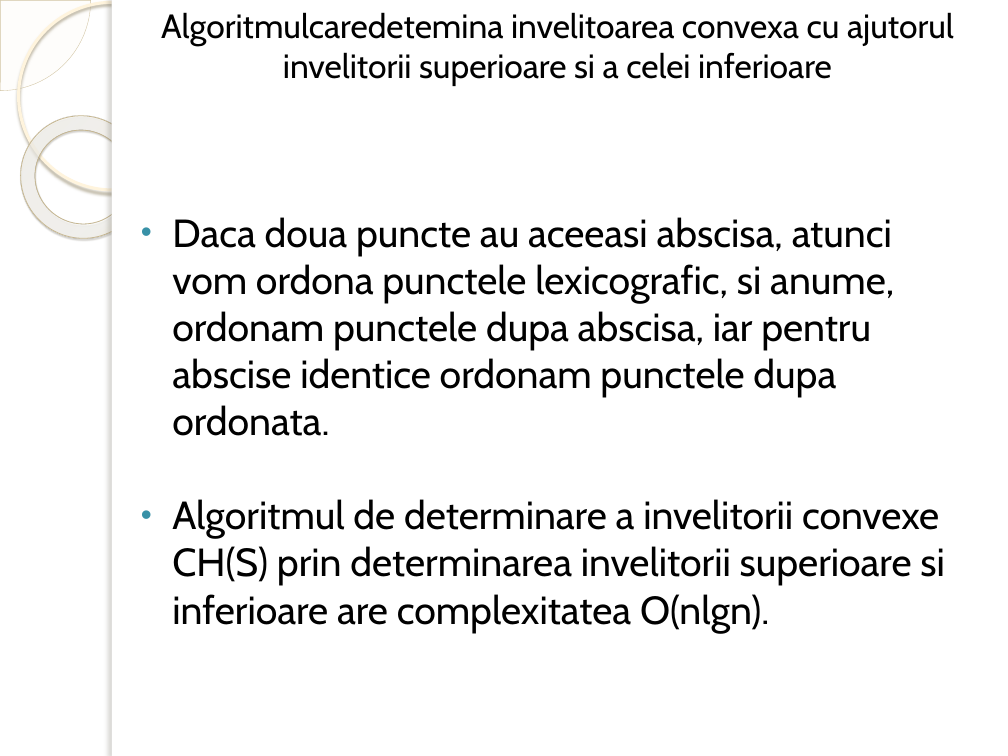
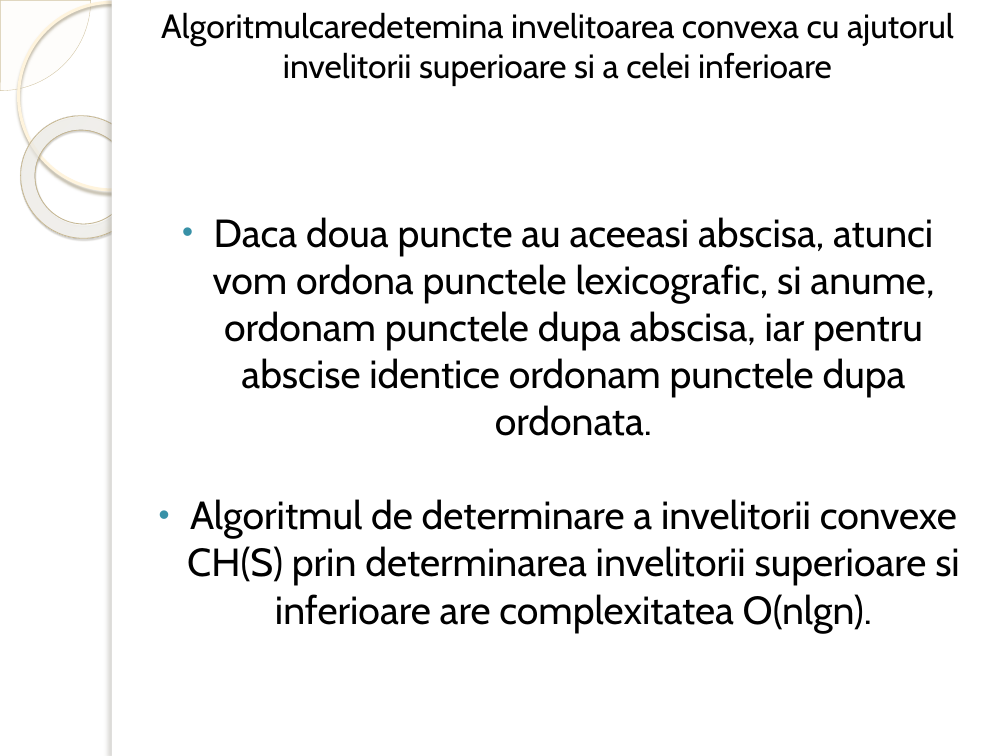
Before and after one commit to ChirodeaMoise/Geometrie_Computationala, a slide deck: slide 9 of Invelitoare Convexa/Invelitoare Convexa.pptx. Drawn at 1008x756 pixels with LibreOffice and Linux fonts; fonts in the diff are those of the drawing; background and template pictures are left out. Boxes give left, top, right and bottom in pixels: in the first picture for what was removed or moved away, otherwise in the second. Text is boxed around its words. In the diff, an @@ line names an element or a change of style, - is before the commit and + after.

```diff
--- a/Invelitoare Convexa/Invelitoare Convexa.pptx
+++ b/Invelitoare Convexa/Invelitoare Convexa.pptx
@@ text "Daca doua puncte au aceeasi ..." at box(187, 217, 960, 633): alignment left to centre @@
```
Also in this commit, not shown: 2 other slides changed, 1 other file.
